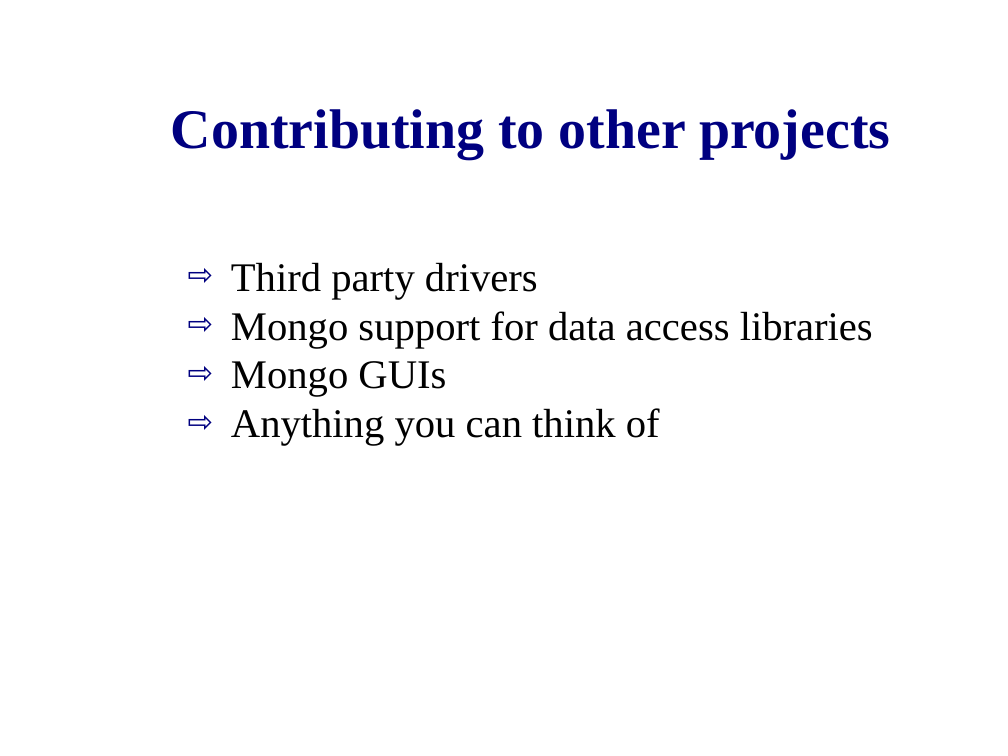
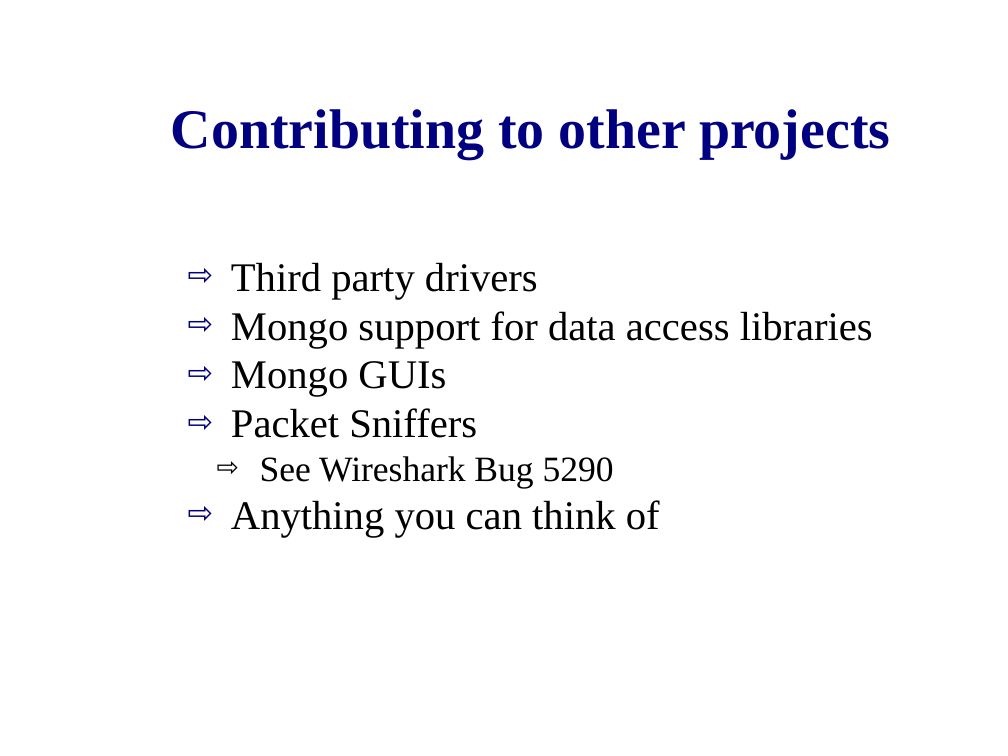
Before and after one commit to zippy1981/TalkMaterials, a slide deck: slide 10 of MongoDC/Tips for Getting Involved as a Contributor.odp (slide 9 before the commit). Drawn at 1008x756 pixels with LibreOffice and Linux fonts; fonts in the diff are those of the drawing; background and template pictures are left out. Boxes give left, top, right and bottom in pixels: in the first picture for what was removed or moved away, otherwise in the second. Text is boxed around its words. In the diff, an @@ line names an element or a change of style, - is before the commit and + after.

```diff
--- a/MongoDC/Tips for Getting Involved as a Contributor.odp
+++ b/MongoDC/Tips for Getting Involved as a Contributor.odp
@@ text at <box>231,408,614,488</box>: paragraphs added @@
+⇨ Packet Sniffers
+  ⇨ See Wireshark Bug 5290
```
Also in this commit, not shown: 2 other slides changed, 4 slides added, 1 slide removed.
